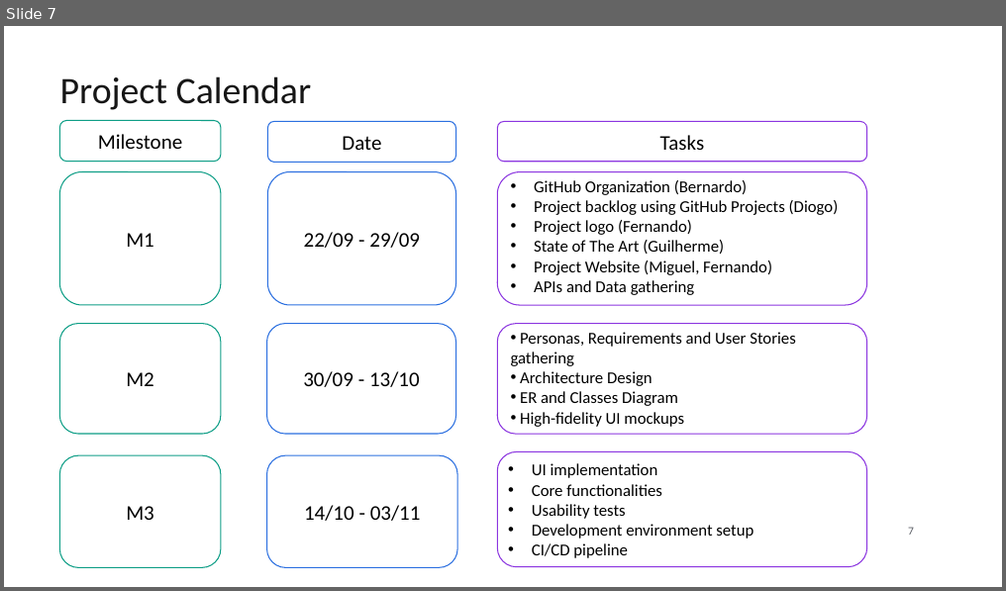
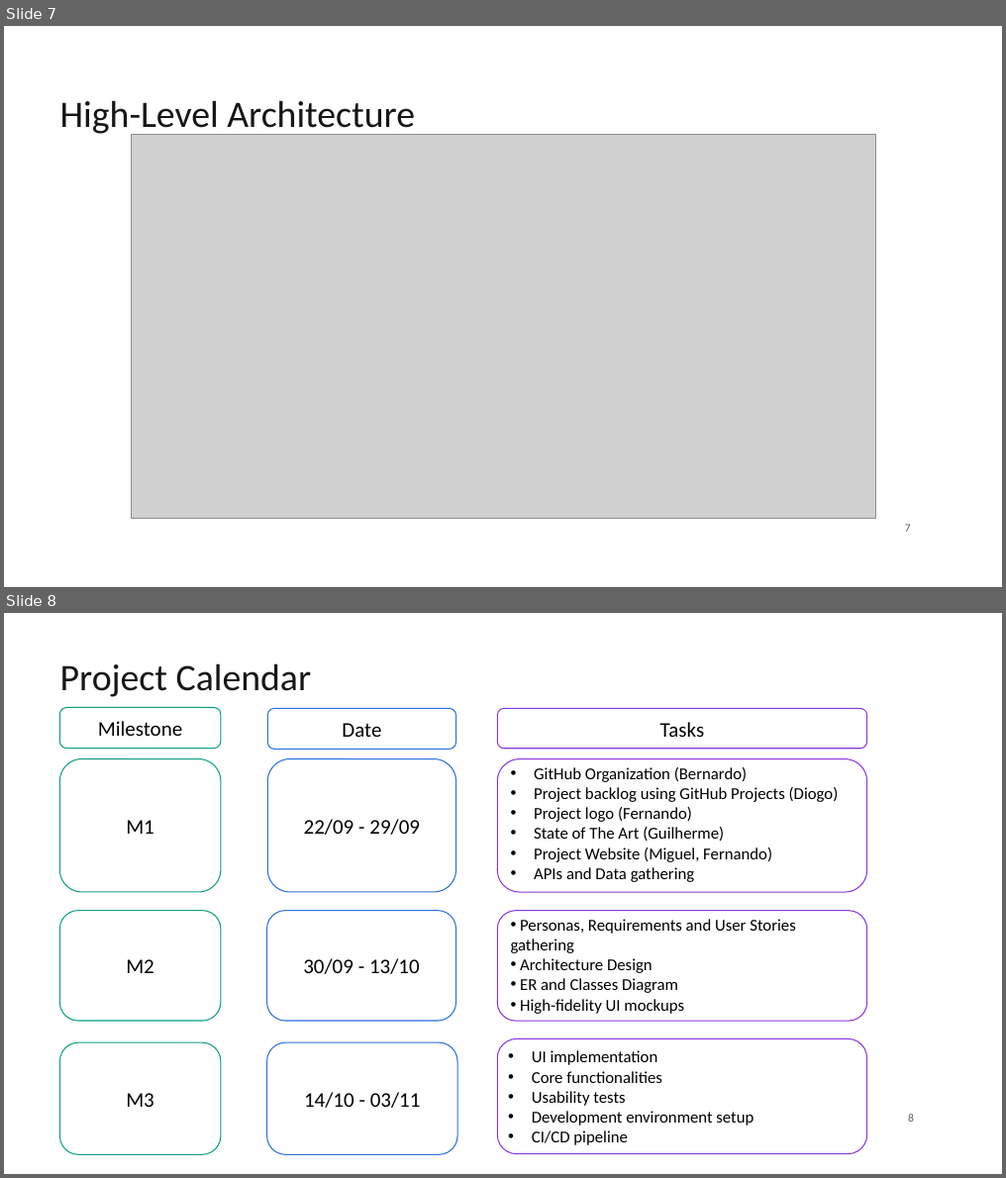
Before and after one commit to Ad-Omnia/ad-omnia.github.io, a slide deck: presentations/Ad-Omnia_Presentation1.pptx. Shown one above the other, each under a label of ours: slide 7 before the commit, slides 7 and 8 after it. The pictures are 1006x591 and 1006x1178 pixels, drawn with LibreOffice and Linux fonts; fonts in the diff are those of the drawing; grey boxes stand for pictures; background and template pictures are left out. Boxes give left, top, right and bottom in pixels: in the first picture for what was removed or moved away, otherwise in the second. Text is boxed around its words. In the diff, an @@ line names an element or a change of style, - is before the commit and + after.

Commit message:
update presentation with architecture diagram

```diff
--- a/presentations/Ad-Omnia_Presentation1.pptx
+++ b/presentations/Ad-Omnia_Presentation1.pptx
@@ slide 7 added at [4, 26, 1002, 587], background picture (left out) @@
@@ title added at [60, 100, 415, 136], 36 pt, text #161616 @@
+High-Level Architecture
@@ picture added at [132, 135, 876, 518] @@
@@ page number added at [905, 524, 911, 532], 11 pt, text #5C5F66 @@
+7
@@ what was slide 7 is now slide 8 @@
@@ page number at [908, 1114, 914, 1122]: text changed @@
-7
+8
```
